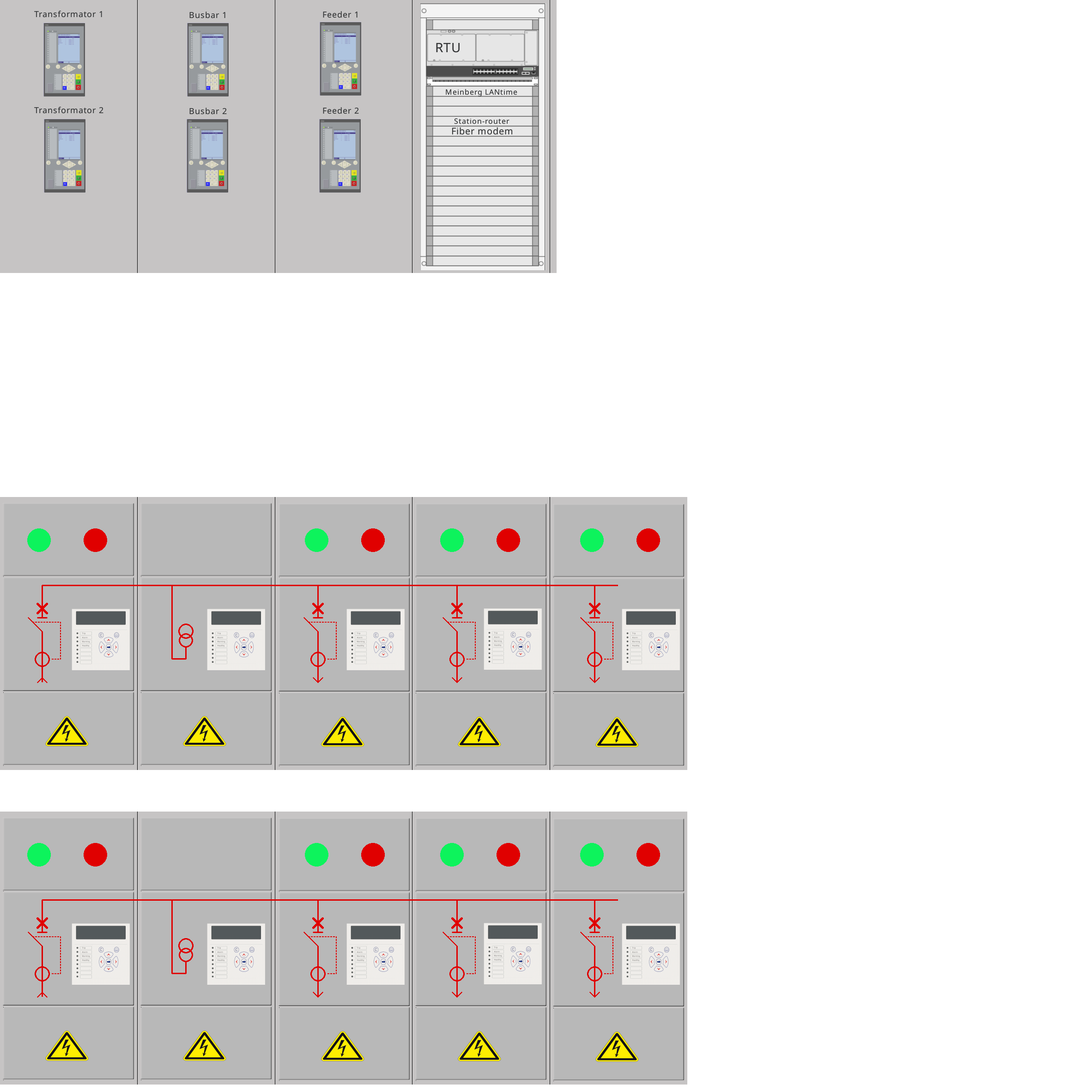
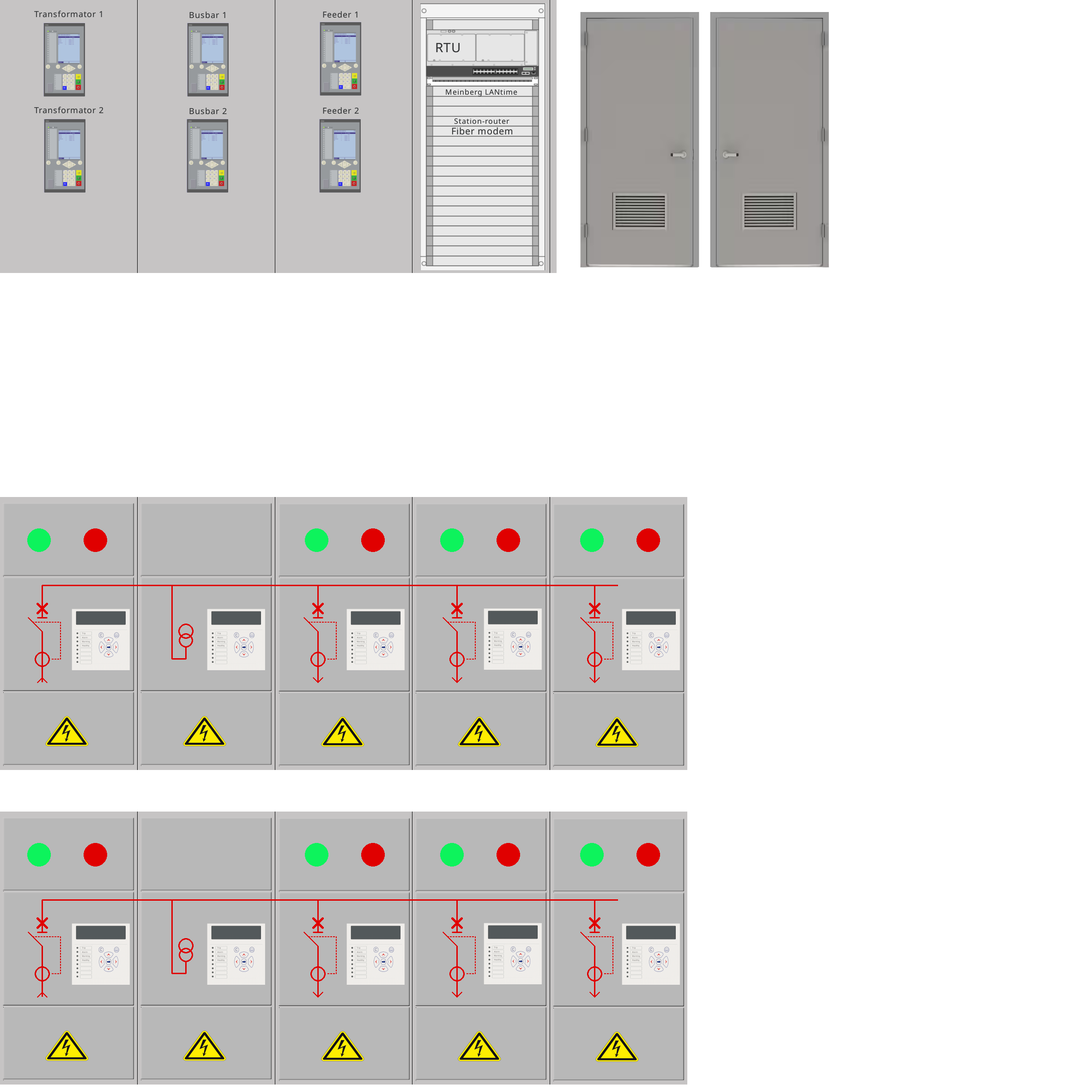
Layers edited between the first and the second 1091px x 1091px image:
added layer "door_b" above "door_f" over [580, 12, 700, 268]
added layer "door_f" above "MS sticker blue" over [710, 12, 830, 268]
